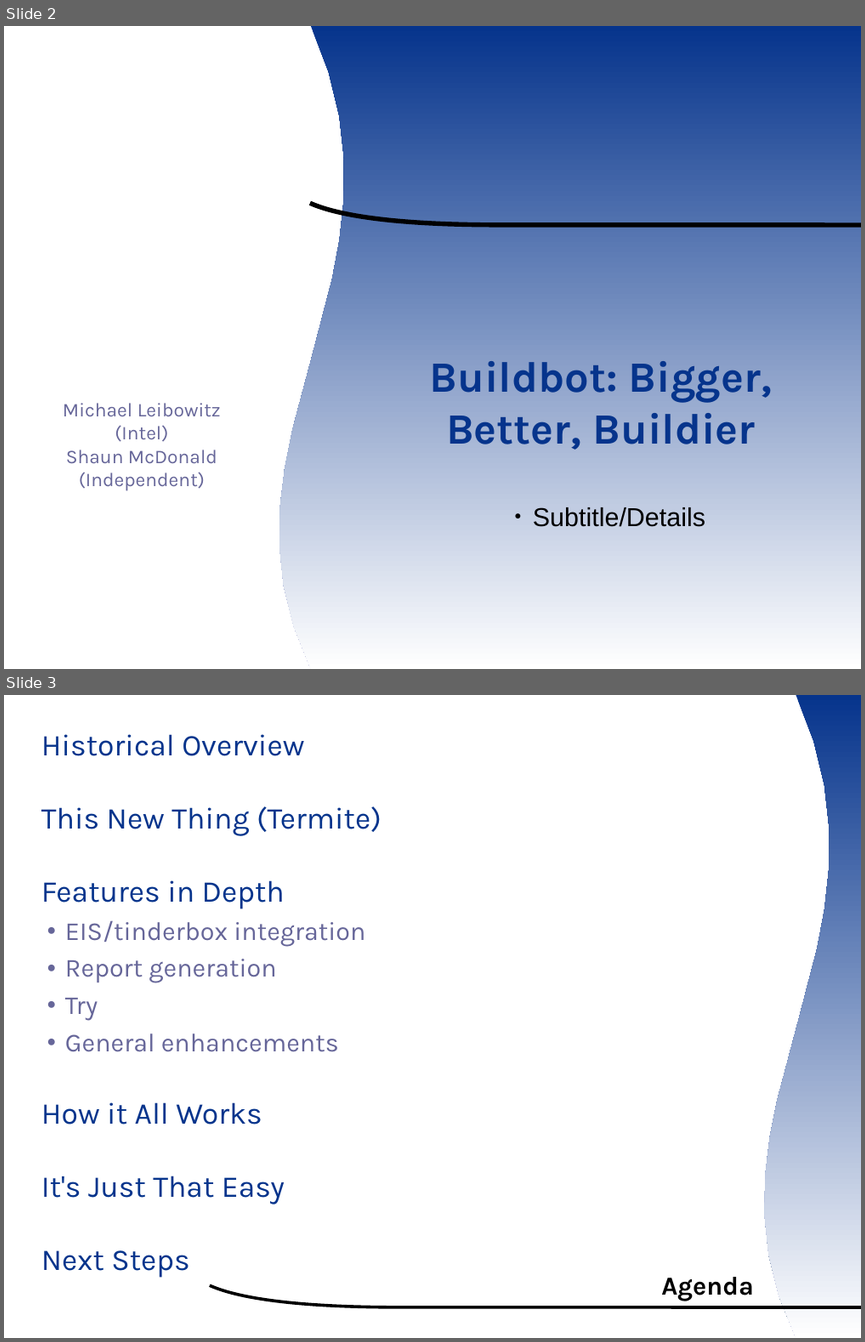
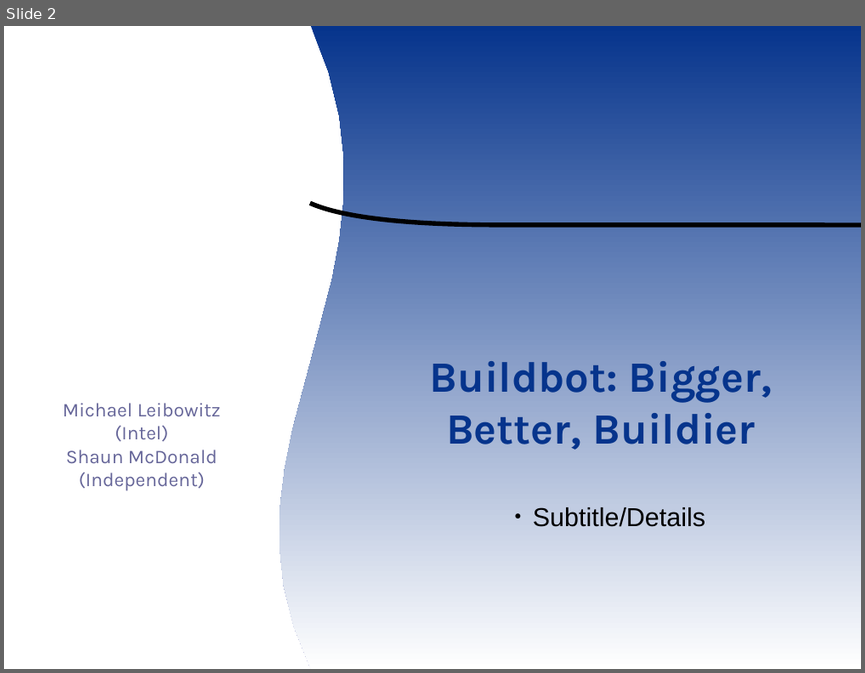
Before and after one commit to smsm1/ootermite, a slide deck: wiki/ooocon2007presentation.odp. Shown one above the other, each under a label of ours: slides 2 and 3 before the commit, slide 2 after it. The pictures are 865x1342 and 865x673 pixels, drawn with LibreOffice and Linux fonts; fonts in the diff are those of the drawing; background and template pictures are left out. Boxes give left, top, right and bottom in pixels: in the first picture for what was removed or moved away, otherwise in the second. Text is boxed around its words. In the diff, an @@ line names an element or a change of style, - is before the commit and + after.

```diff
--- a/wiki/ooocon2007presentation.odp
+++ b/wiki/ooocon2007presentation.odp
@@ slide 3 removed at <box>4,695,861,1338</box>, background #FFFFFF @@
@@ freeform shape removed at <box>765,695,861,1338</box> @@
@@ text removed at <box>41,734,381,1204</box> @@
-  Historical Overview
-  This New Thing (Termite)
-  Features in Depth
-  ● EIS/tinderbox integration
-  ● Report generation
-  ● Try
-  ● General enhancements
-  How it All Works
-  It's Just That Easy
-  Next Steps
@@ title removed at <box>661,1276,753,1301</box> @@
-Agenda
@@ freeform shape removed at <box>210,1285,861,1307</box> @@
```
Also in this commit, not shown: 2 slides changed, 9 slides added, 9 other slides removed.
